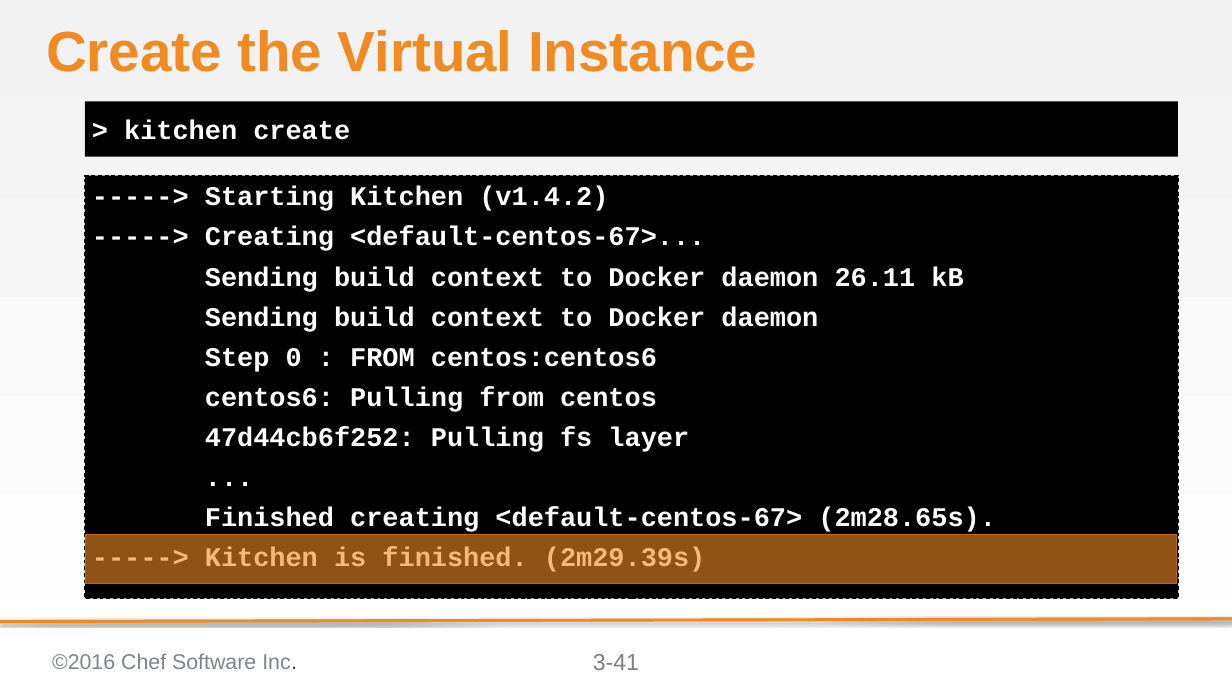
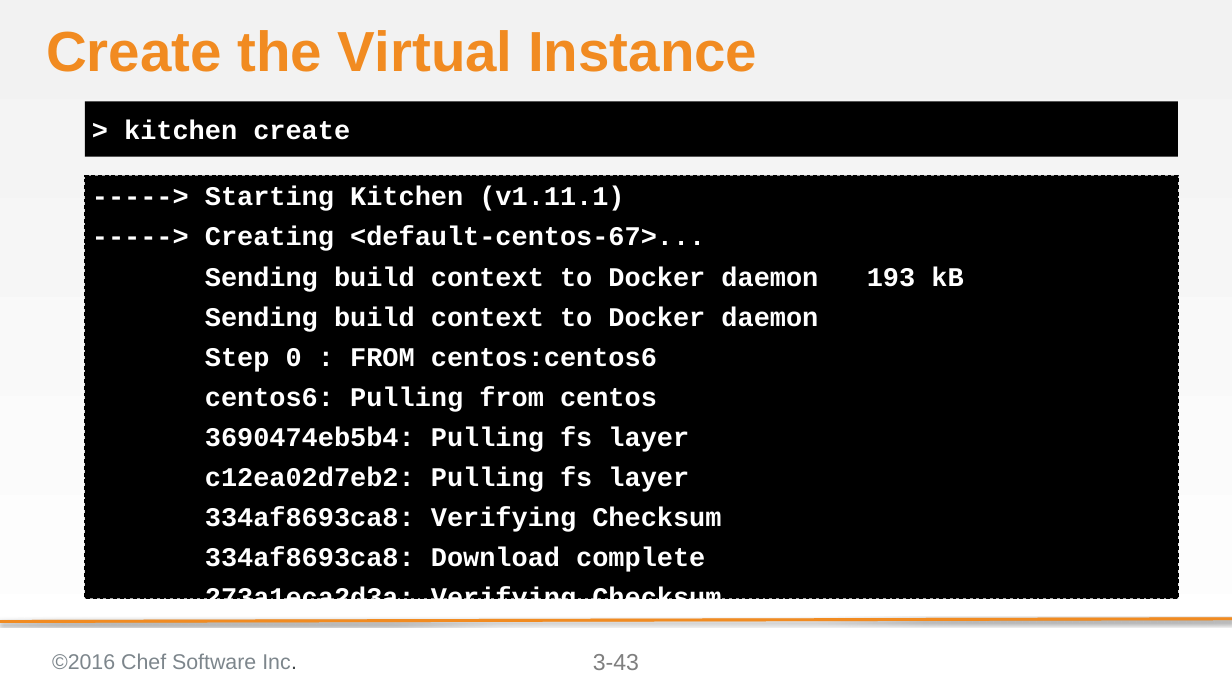
Before and after one commit to chef-training/test_driven_cookbook_development, a slide deck: slide 43 of 03-writing_a_test_first.pptx (slide 41 before the commit). Drawn at 1232x693 pixels with LibreOffice and Linux fonts; fonts in the diff are those of the drawing; background and template pictures are left out. Boxes give left, top, right and bottom in pixels: in the first picture for what was removed or moved away, otherwise in the second. Text is boxed around its words. In the diff, an @@ line names an element or a change of style, - is before the commit and + after.

```diff
--- a/03-writing_a_test_first.pptx
+++ b/03-writing_a_test_first.pptx
@@ text at (205, 187, 624, 211): text changed @@
------> Starting Kitchen (v1.4.2)
+-----> Starting Kitchen (v1.11.1)
@@ text at (205, 267, 818, 292): text changed @@
-Sending build context to Docker daemon 26.11 kB
+Sending build context to Docker daemon 193 kB
@@ text at (205, 427, 721, 599): text changed @@
-47d44cb6f252: Pulling fs layer
-...
-Finished creating <default-centos-67> (2m28.65s).
------> Kitchen is finished. (2m29.39s)
+3690474eb5b4: Pulling fs layer
+c12ea02d7eb2: Pulling fs layer
+334af8693ca8: Verifying Checksum
+334af8693ca8: Download complete
+273a1eca2d3a: Verifying Checksum
@@ rectangle removed at (85, 534, 1176, 583) @@
@@ page number at (593, 654, 639, 670): text changed @@
-3-41
+3-43
```
Also in this commit, not shown: 23 other slides changed, 7 slides added, 8 slides removed, 5 other files.
